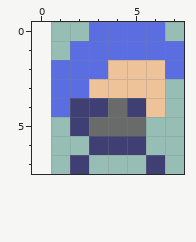
A pixel-art sprite gets an edit: src/main/resources/sprites/player/player-right-4.png. The first picture shows the starting point.
The file is 7x8 pixels. The old version is drawn lined up with the new one, on the new canvas.
After:
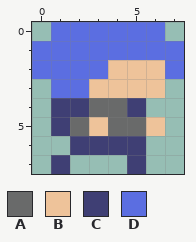
Palette (. is transparent): A #696a6a  B #eec39a  C #3f3f74  D #5b6ee1
Message: Add player hair movement.
Diff:
canvas 7x8 -> 8x8, the old top-left corner now at 1,0
y 0: x 1..2 .. -> DD
y 1: x 0..1 .. -> DD
y 2: x 0 . -> D
y 4: x 1 D -> C; x 3 C -> A; x 6 B -> .
y 5: x 1..3 .CA -> CAB; x 6 . -> B
y 6: x 2 . -> C
y 7: x 1..2 .C -> C.; x 5..6 .C -> C.
